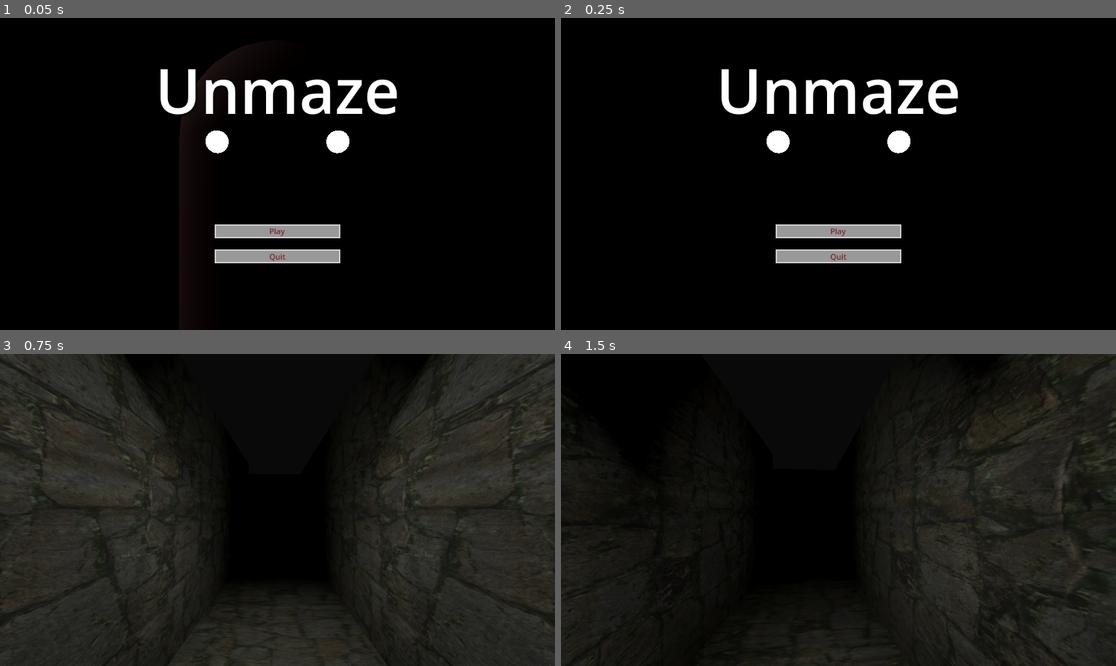
Above: before the commit, frames 1-4 (two rows, left to right).
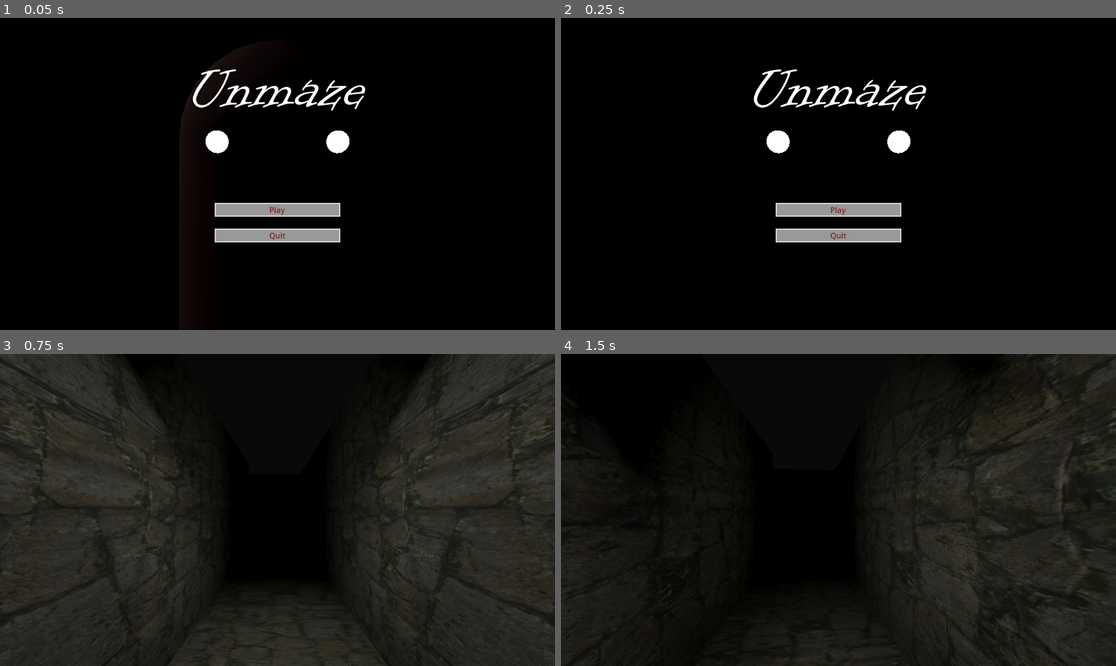
Above: after the commit, the same moments.

Repository: Sugihiru/unmaze
Game: Godot game, scene res://scenes/menus/main_menu.tscn
Same seed, same stepped clock (60 frames per second), same inputs: the game is played once before the commit and once after it.
Inputs (mouse positions are in pixels of both pictures, inside the frame that each line leads up to):
- Up to frame 1 (0.05 s): no input
- Up to frame 2 (0.25 s): no input
- Up to frame 3 (0.75 s): click "Play" at 0.5 s
- Up to frame 4 (1.5 s): tap Enter at 1.25 s; move the mouse to (866, 510) at 1.27 s; hold Z (forward) from 1.28 s (still down)

The runs differ from the first frame. In frame 1, 5.6% of the frame differs, in the area x 28-72%, y 16-79%; in frame 2, 5.6%; in frame 3, nothing differs; in frame 4, nothing differs.

Commit message:
fix anchors and compilation

Diff:
--- a/project.godot
+++ b/project.godot
@@ -14,6 +14,11 @@
 run/main_scene="res://scenes/menus/main_menu.tscn"
 config/features=PackedStringArray("4.1", "GL Compatibility")
 config/icon="res://game_icon.svg"
+
+[display]
+
+window/icon="res://game_icon.svg"
+window/name="Unmaze"
 
 [input]
 
--- a/scenes/menus/main_menu.tscn
+++ b/scenes/menus/main_menu.tscn
@@ -5,6 +5,7 @@
 [ext_resource type="Script" path="res://scenes/menus/MainMenuUI.gd" id="3_h1gv4"]
 [ext_resource type="AudioStream" uid="uid://cgndpi7ap1307" path="res://scenes/menus/ambientmain_0.ogg" id="4_8g63w"]
 [ext_resource type="Theme" uid="uid://c563ie55vn0vd" path="res://scenes/ui/theme.tres" id="4_erbxf"]
+[ext_resource type="FontFile" uid="uid://mi6r1s1b50tn" path="res://scenes/menus/informal_roman.ttf" id="4_f38ar"]
 
 [sub_resource type="StandardMaterial3D" id="StandardMaterial3D_48you"]
 albedo_color = Color(0, 0, 0, 1)
@@ -14,11 +15,8 @@
 [sub_resource type="BoxMesh" id="BoxMesh_cosim"]
 material = SubResource("StandardMaterial3D_48you")
 
-[sub_resource type="SystemFont" id="SystemFont_xkkqt"]
-font_names = PackedStringArray("Informal Roman")
-
 [sub_resource type="LabelSettings" id="LabelSettings_frqmg"]
-font = SubResource("SystemFont_xkkqt")
+font = ExtResource("4_f38ar")
 font_size = 128
 outline_color = Color(0.133333, 0.133333, 0.133333, 1)
 shadow_size = 16
@@ -59,17 +57,17 @@
 vertical_alignment = 1
 
 [node name="ButtonsVBoxContainer" type="VBoxContainer" parent="UI/MainScreen"]
-anchors_preset = 7
+anchors_preset = 8
 anchor_left = 0.5
-anchor_top = 1.0
+anchor_top = 0.5
 anchor_right = 0.5
-anchor_bottom = 1.0
+anchor_bottom = 0.5
 offset_left = -131.0
-offset_top = -220.0
+offset_top = 60.0
 offset_right = 131.0
-offset_bottom = -67.0
+offset_bottom = 213.0
 grow_horizontal = 2
-grow_vertical = 0
+grow_vertical = 2
 theme = ExtResource("4_erbxf")
 
 [node name="PlayButton" type="Button" parent="UI/MainScreen/ButtonsVBoxContainer"]
--- a/scenes/ui/lose_screen.tscn
+++ b/scenes/ui/lose_screen.tscn
@@ -53,13 +53,15 @@
 
 [node name="ButtonsVBoxContainer" type="VBoxContainer" parent="."]
 layout_mode = 1
-anchors_preset = 13
+anchors_preset = 8
 anchor_left = 0.5
+anchor_top = 0.5
 anchor_right = 0.5
-anchor_bottom = 1.0
-offset_left = -162.0
-offset_top = 340.0
-offset_right = 165.0
+anchor_bottom = 0.5
+offset_left = -163.5
+offset_top = 76.0
+offset_right = 163.5
+offset_bottom = 158.0
 grow_horizontal = 2
 grow_vertical = 2
 theme = ExtResource("3_b68pq")
--- a/scenes/ui/win_screen.tscn
+++ b/scenes/ui/win_screen.tscn
@@ -53,13 +53,15 @@
 
 [node name="ButtonsVBoxContainer" type="VBoxContainer" parent="."]
 layout_mode = 1
-anchors_preset = 13
+anchors_preset = 8
 anchor_left = 0.5
+anchor_top = 0.5
 anchor_right = 0.5
-anchor_bottom = 1.0
-offset_left = -162.0
-offset_top = 340.0
-offset_right = 165.0
+anchor_bottom = 0.5
+offset_left = -163.5
+offset_top = 76.0
+offset_right = 163.5
+offset_bottom = 158.0
 grow_horizontal = 2
 grow_vertical = 2
 theme = ExtResource("3_f4wep")
Not shown, changed: export_presets.cfg
Binary file added: scenes/menus/informal_roman.ttf
Not shown, added: scenes/menus/informal_roman.ttf.import
